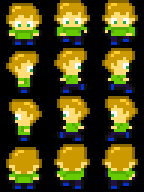
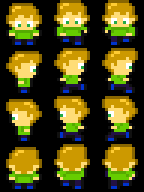
Before/after of a 144px x 192px layered artwork. What changed in the layer stack:
painted on "Sprites" over [left=6, top=48, right=138, bottom=126]
